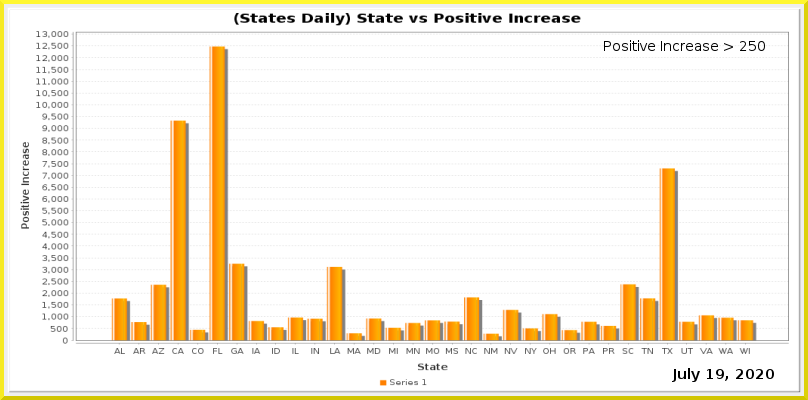
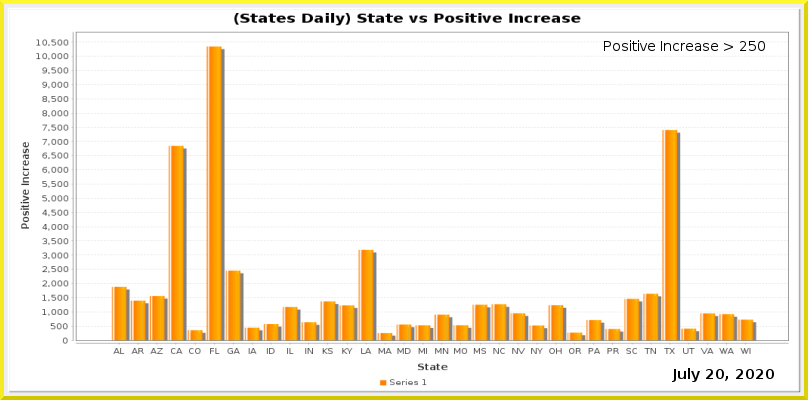
Layer changes from the first w=808, h=400 image to the second:
painted on "Current Date" over <box>706,369,724,379</box>
painted on "Date_vs_TestIncrease.png" over <box>36,31,789,354</box>
